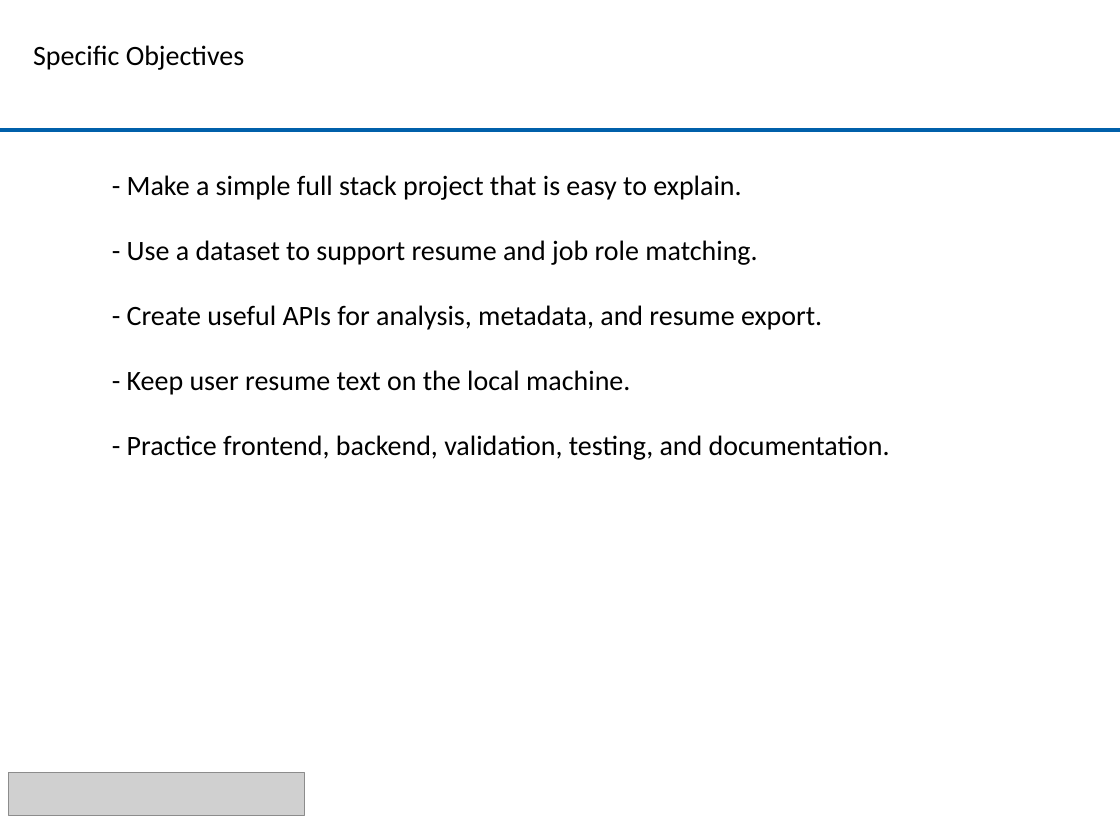
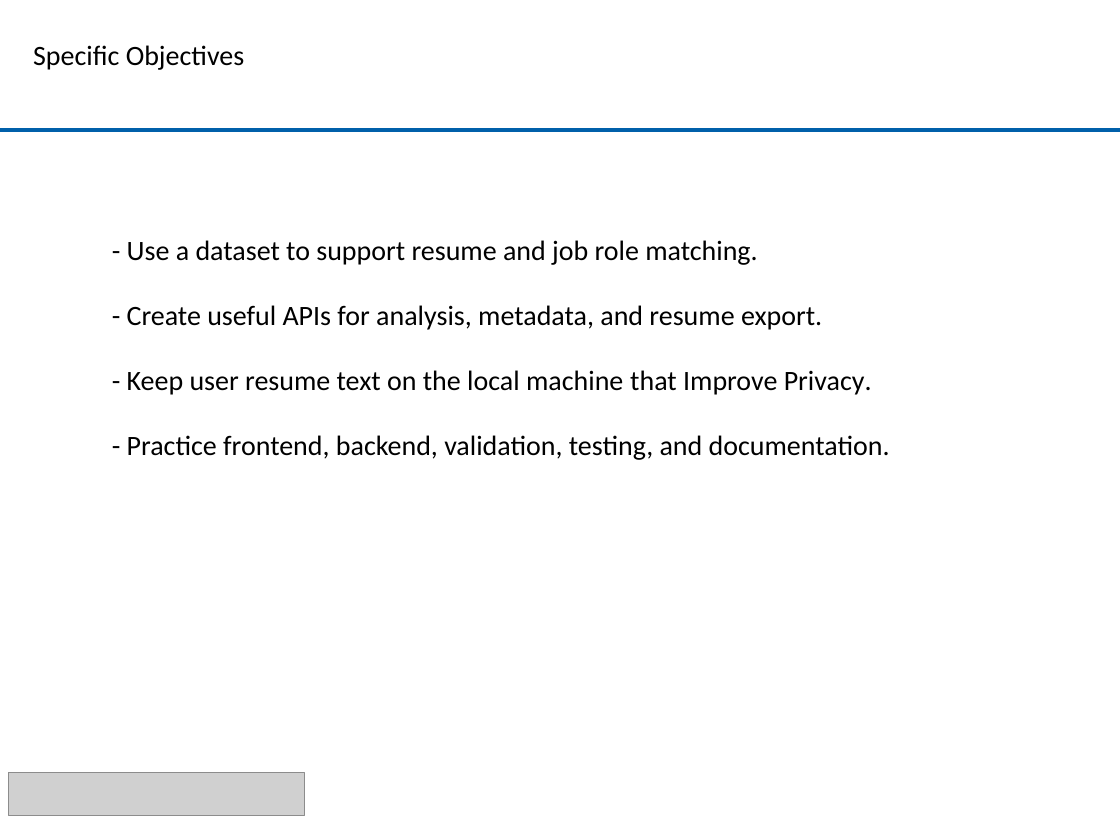
Before and after one commit to arnav199/Bootcamp-project, a slide deck: slide 4 of Career_Architect_AI_Bootcamp_Presentation.pptx. Drawn at 1120x840 pixels with LibreOffice and Linux fonts; fonts in the diff are those of the drawing; grey boxes stand for pictures; background and template pictures are left out. Boxes give left, top, right and bottom in pixels: in the first picture for what was removed or moved away, otherwise in the second. Text is boxed around its words. In the diff, an @@ line names an element or a change of style, - is before the commit and + after.

```diff
--- a/Career_Architect_AI_Bootcamp_Presentation.pptx
+++ b/Career_Architect_AI_Bootcamp_Presentation.pptx
@@ text removed at (127, 175, 741, 200) @@
-- Make a simple full stack project that is easy to explain.
@@ text at (127, 370, 872, 395): text changed @@
-- Keep user resume text on the local machine.
+- Keep user resume text on the local machine that Improve Privacy.
```
Also in this commit, not shown: 3 other slides changed, 2 other files.
